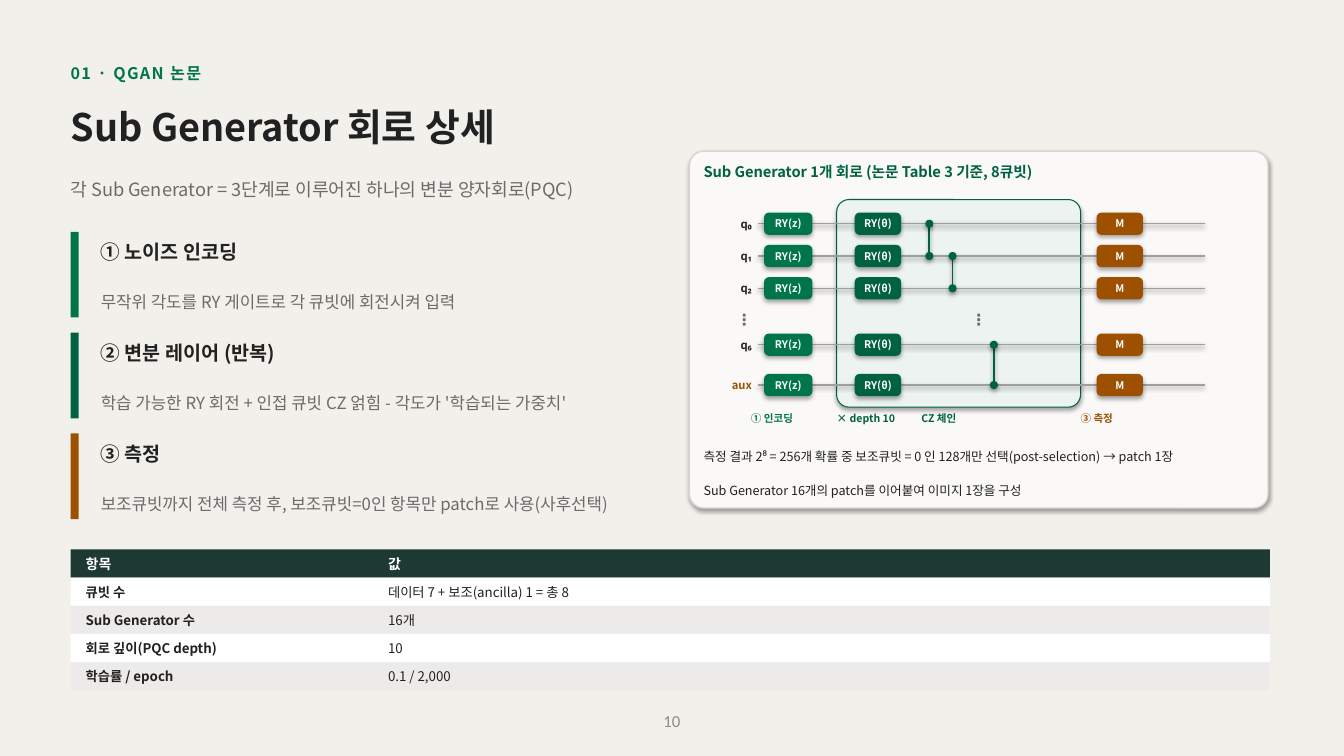
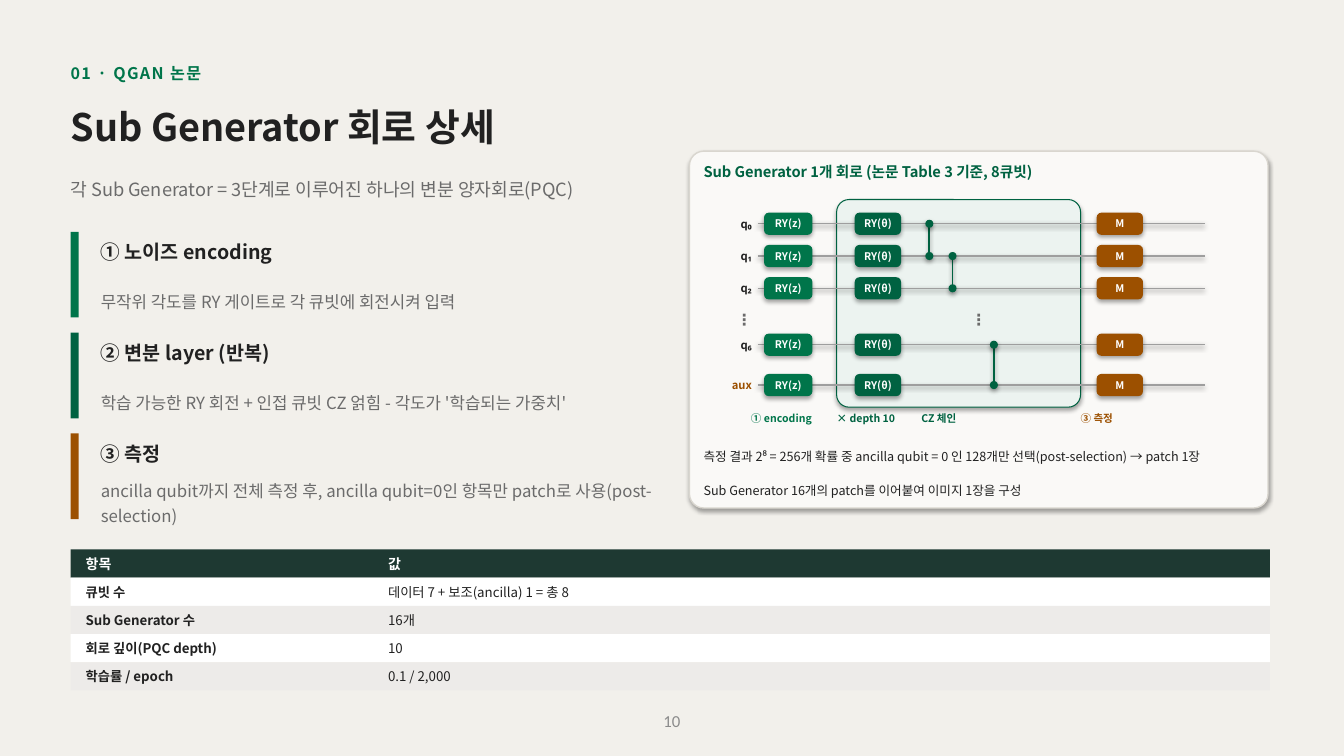
Before and after one commit to hyunhp/skin_disease_qml, a slide deck: slide 10 of practice/day1_slides/day1_theory_slides.pptx. Drawn at 1344x756 pixels with LibreOffice and Linux fonts; fonts in the diff are those of the drawing. Boxes give left, top, right and bottom in pixels: in the first picture for what was removed or moved away, otherwise in the second. Text is boxed around its words. In the diff, an @@ line names an element or a change of style, - is before the commit and + after.

```diff
--- a/practice/day1_slides/day1_theory_slides.pptx
+++ b/practice/day1_slides/day1_theory_slides.pptx
@@ text at <box>101,242,273,264</box>: text changed @@
-① 노이즈 인코딩
+① 노이즈 encoding
@@ text at <box>101,343,270,365</box>: text changed @@
-② 변분 레이어 (반복)
+② 변분 layer (반복)
@@ text at <box>751,413,812,425</box>: text changed @@
-① 인코딩
+① encoding
@@ text at <box>704,450,1200,464</box>: text changed @@
-측정 결과 2⁸ = 256개 확률 중 보조큐빗 = 0 인 128개만 선택(post-selection) → patch 1장
+측정 결과 2⁸ = 256개 확률 중 ancilla qubit = 0 인 128개만 선택(post-selection) → patch 1장
@@ text at <box>101,483,651,525</box>: text changed @@
-보조큐빗까지 전체 측정 후, 보조큐빗=0인 항목만 patch로 사용(사후선택)
+ancilla qubit까지 전체 측정 후, ancilla qubit=0인 항목만 patch로 사용(post-selection)
```
Also in this commit, not shown: 16 other slides changed, 14 other files.
